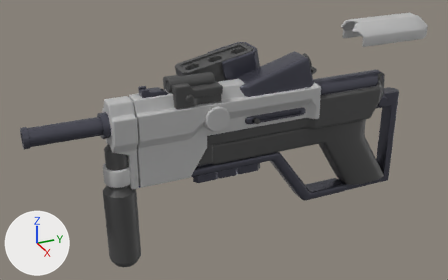
Before and after pictures for a commit that changed the glTF model assets/3D Models/Gun/Gun.glb.
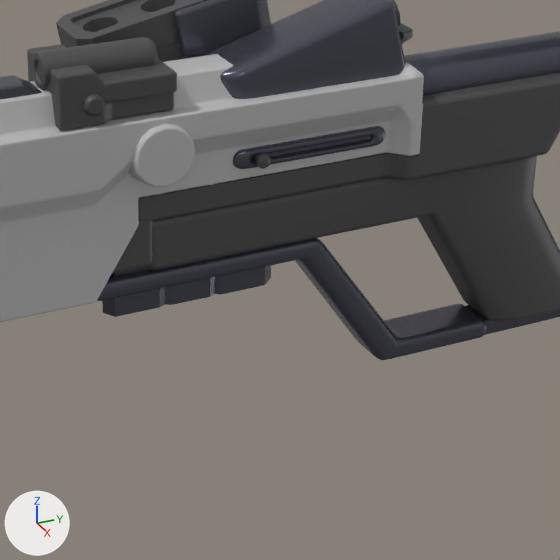
Each version appears first whole from a 50 mm lens placed at (14.99, -7.88, 7.55), pointed at (-0.54, -0.89, -0.22), and next in a close-up on the part from 34% to 84% of the width and 20% to 100% of the height. Every picture has the same lights, and +X, +Y and +Z are marked at lower left. Where no turn or scale is listed for an object, it has been applied to the vertices.
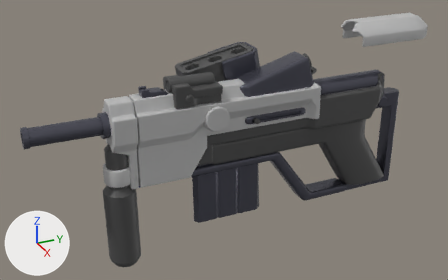
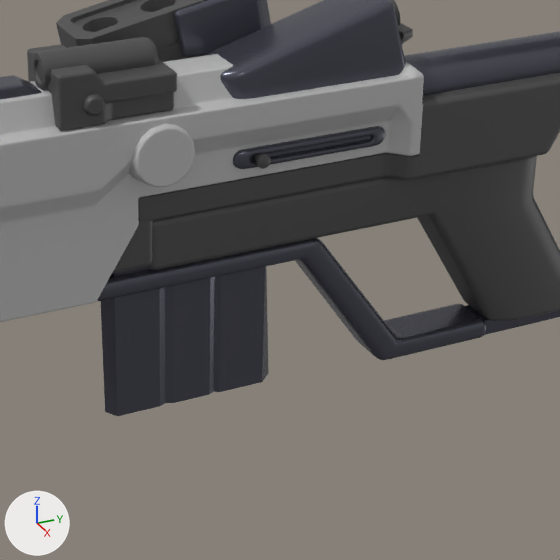
Commit message: gun fix

What differs and where, as boxes [x1, y1, x2, y2] in the close-ups (560 x 560 px):
'MagExtension', moved
    before: [102, 174, 271, 317]
    after: [101, 267, 268, 416]

The change, as a diff of the scene's bpy script:
```diff
--- a/assets/3D Models/Gun/Gun.glb.py
+++ b/assets/3D Models/Gun/Gun.glb.py
@@ ob_magextension @@
 ob_magextension = bpy.data.objects.new('MagExtension', me_cube_016)
-ob_magextension.location = (0.0, -1.07, 0.34)
+ob_magextension.location = (0.0, -1.07, -1.01)
```
